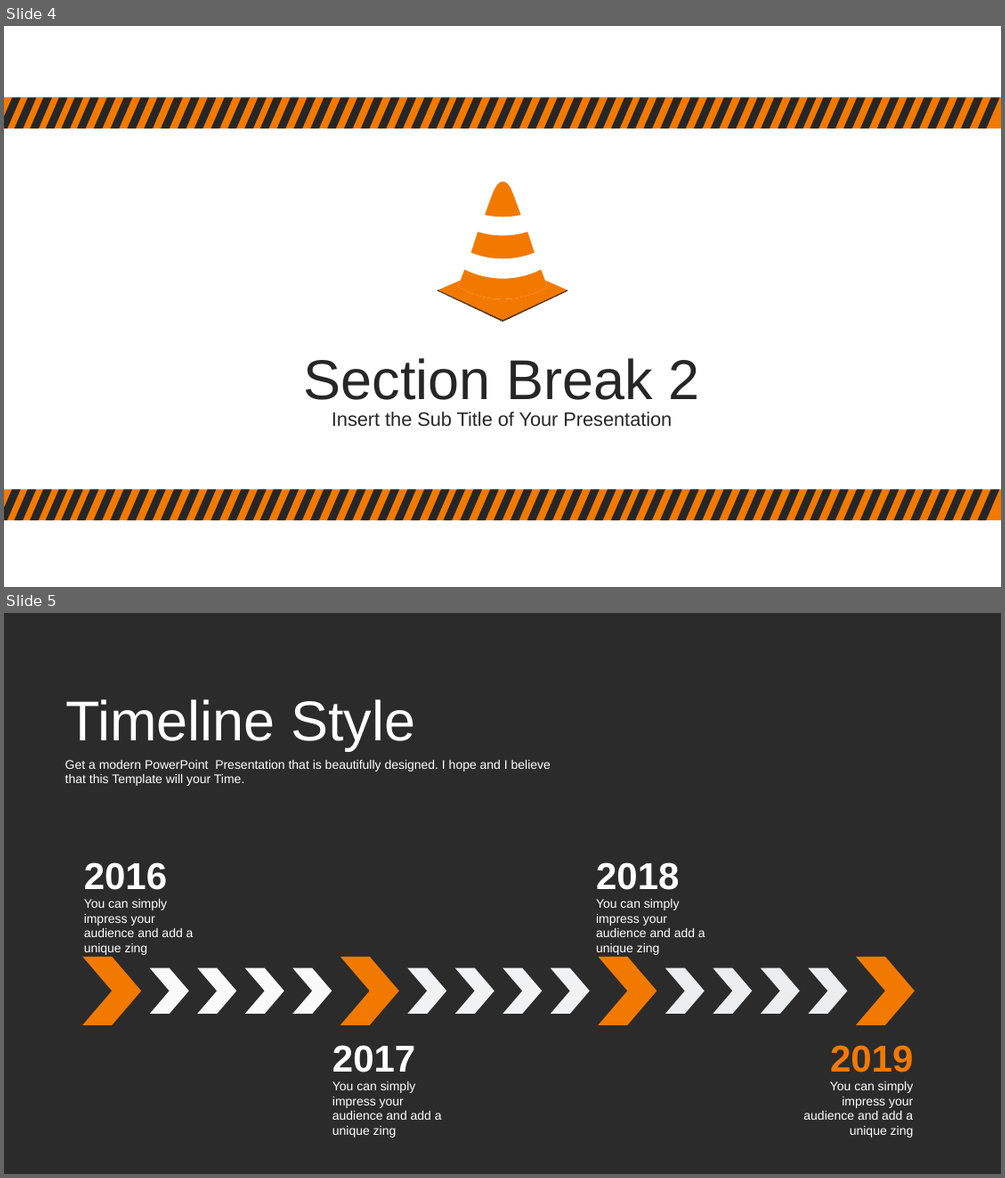
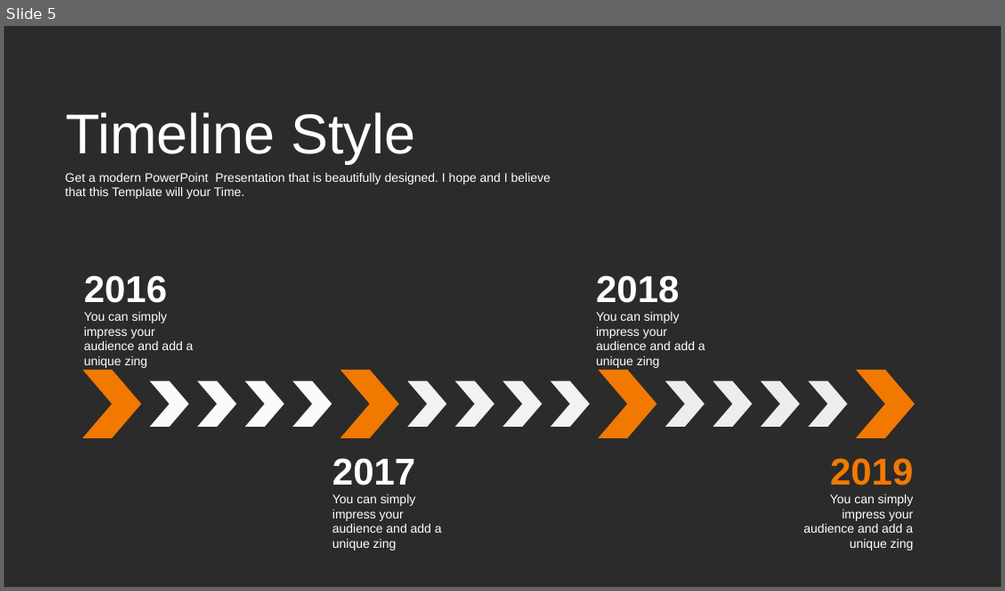
Before and after one commit to datmeo186305/DATN, a slide deck: SLIDE/NguyenTienDat_160702122_slide.pptx. Shown one above the other, each under a label of ours: slides 4 and 5 before the commit, slide 5 after it. The pictures are 1005x1178 and 1005x591 pixels, drawn with LibreOffice and Linux fonts; fonts in the diff are those of the drawing; background and template pictures are left out; a plain dark background stands for a picture behind light text. Boxes give left, top, right and bottom in pixels: in the first picture for what was removed or moved away, otherwise in the second. Text is boxed around its words. In the diff, an @@ line names an element or a change of style, - is before the commit and + after.

```diff
--- a/SLIDE/NguyenTienDat_160702122_slide.pptx
+++ b/SLIDE/NguyenTienDat_160702122_slide.pptx
@@ slide 4 removed at box(4, 26, 1001, 587), background #FFFFFF @@
@@ rectangle removed at box(4, 98, 1001, 129) @@
@@ freeform shape removed at box(4, 98, 999, 128) @@
@@ group removed at box(437, 181, 568, 321): 7 freeform shapes @@
@@ text removed at box(304, 358, 699, 400) @@
-Section Break 2
@@ text removed at box(332, 411, 672, 426) @@
-Insert the Sub Title of Your Presentation
@@ rectangle removed at box(4, 489, 1001, 520) @@
@@ freeform shape removed at box(4, 490, 999, 520) @@
```
Also in this commit, not shown: 3 slides changed, 1 slide added, 1 other slide removed, 24 other files.
